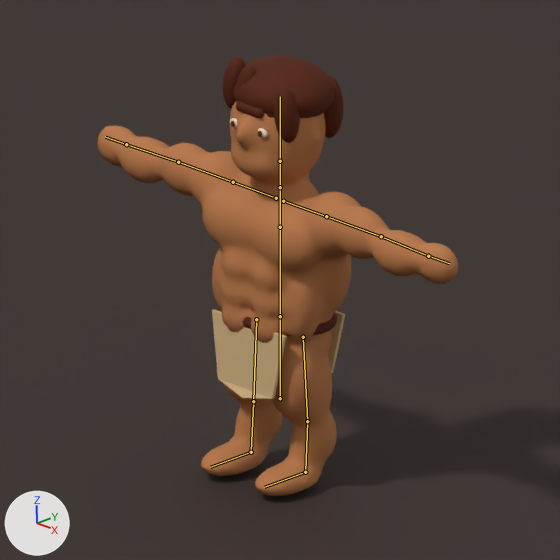
An edit to the Blender file art_source/characters/male_commoner_v2/male_commoner_v2.blend, drawn before and after from the same camera.
The view is the same before and after, from the file's camera 'camera_ne'. Every picture has the same lights, and +X, +Y and +Z are marked at lower left. The older version comes first. The bones that bend it are drawn over the model as lines.

In view in the first picture: 'male_commoner_v2_body', 'male_commoner_v2_face_details', 'male_commoner_v2_hair', 'male_commoner_v2_loincloth', 'review_floor'.
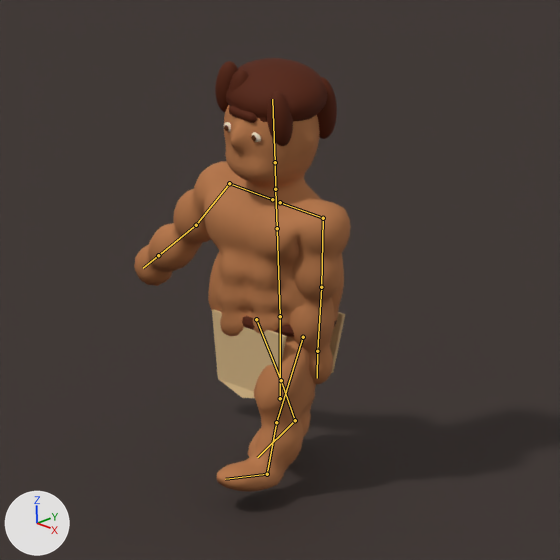
The newer file adds an action. The first version stands in its rest pose; the second is drawn at frame 3 of the action 'walk'.

The edits, one by one:
Bone 'spine' (bone_spine) turns from (0, 0, 0) to (2, 0, 0) degrees about its own x, y and z.
Bone 'upper_arm.L' (bone_upper_arm_l) turns from (0, 0, 0) to (-50, 0, 0) degrees about its own x, y and z.
Bone 'forearm.L' (bone_forearm_l) turns from (0, 0, 0) to (8, 0, 0) degrees about its own x, y and z.
Bone 'upper_arm.R' (bone_upper_arm_r) turns from (0, 0, 0) to (-94, 0, 0) degrees about its own x, y and z.
Bone 'thigh.L' (bone_thigh_l) turns from (0, 0, 0) to (27, 0, 0) degrees about its own x, y and z.
Bone 'thigh.R' (bone_thigh_r) turns from (0, 0, 0) to (-27, 0, 0) degrees about its own x, y and z.
Bone 'shin.R' (bone_shin_r) turns from (0, 0, 0) to (17, 0, 0) degrees about its own x, y and z.

Location of each change, [x1, y1, x2, y2] in pixels of the pictures (560 x 560 px):
'male_commoner_v2_body', posed (40% narrower)
    before: [97, 101, 458, 496]
    after: [134, 105, 351, 492]
'male_commoner_v2_hair', posed
    before: [223, 56, 343, 143]
    after: [215, 58, 337, 146]
'male_commoner_v2_face_details', posed
    before: [230, 118, 268, 138]
    after: [224, 122, 261, 142]
bone 'spine', root to tip
    before: (280, 316) to (280, 227)
    after: (280, 316) to (277, 228)
bone 'upper_arm.L', root to tip
    before: (233, 182) to (178, 162)
    after: (229, 183) to (196, 225)
bone 'forearm.L', root to tip
    before: (178, 162) to (126, 144)
    after: (196, 225) to (158, 255)
bone 'upper_arm.R', root to tip
    before: (326, 216) to (381, 236)
    after: (323, 218) to (321, 287)
bone 'thigh.L', root to tip
    before: (256, 319) to (253, 401)
    after: (256, 319) to (281, 380)
bone 'thigh.R', root to tip
    before: (303, 337) to (307, 421)
    after: (303, 337) to (276, 422)
bone 'shin.R', root to tip
    before: (307, 421) to (305, 472)
    after: (276, 422) to (267, 474)
